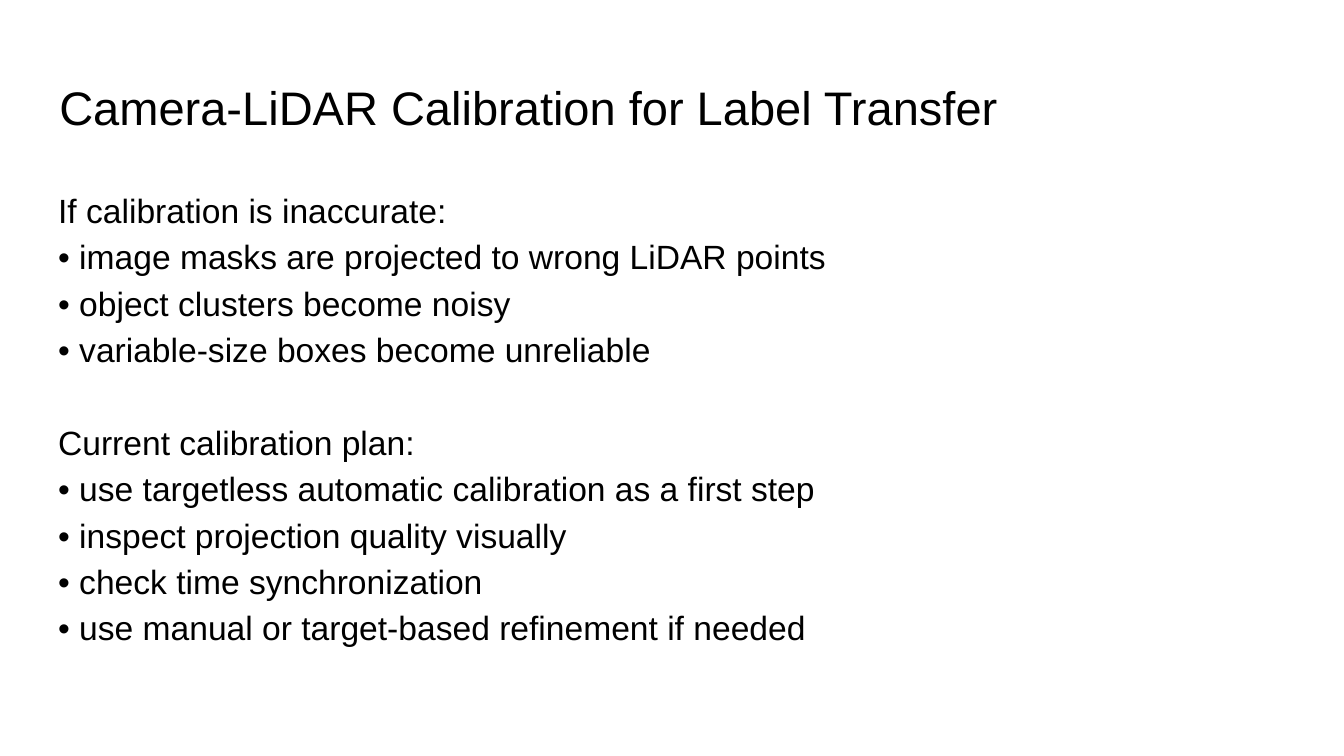
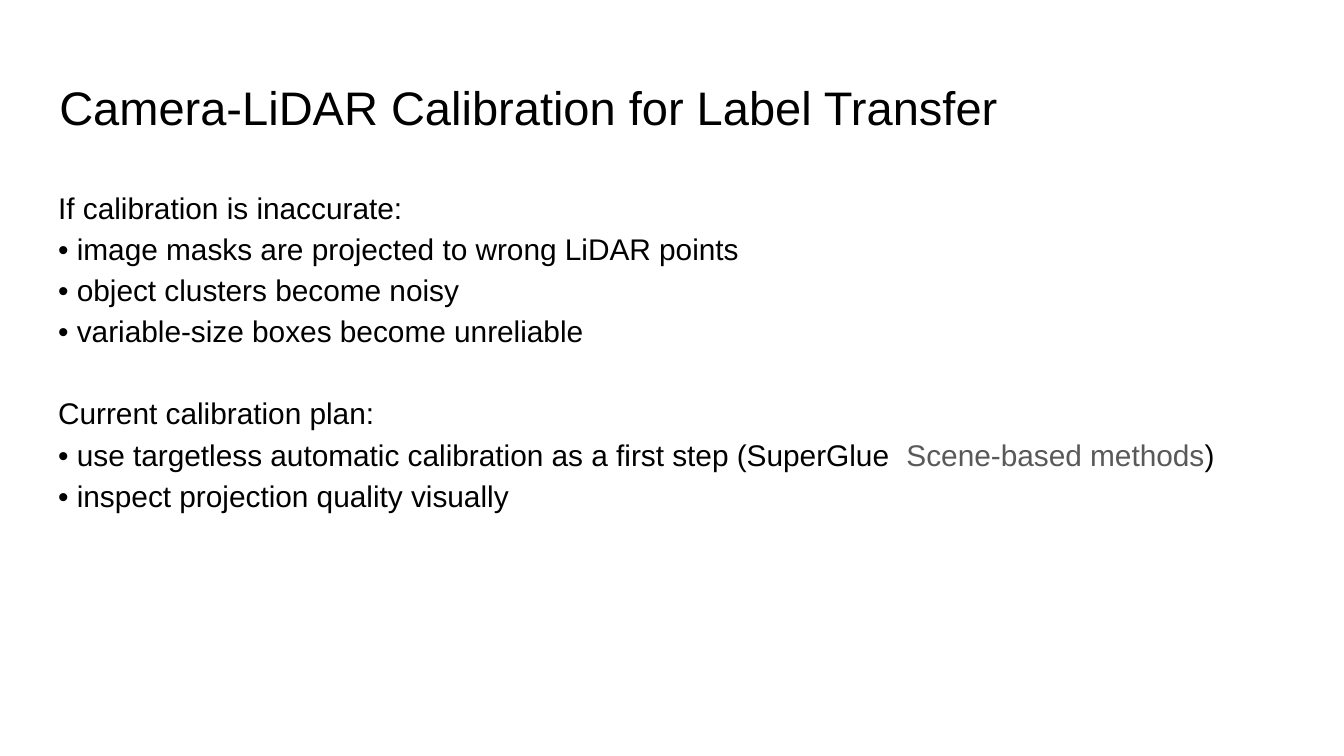
Before and after one commit to Thegarton/noise_segmentation, a slide deck: slide 13 of first_report_noise_seg.pptx. Drawn at 1344x756 pixels with LibreOffice and Linux fonts; fonts in the diff are those of the drawing. Boxes give left, top, right and bottom in pixels: in the first picture for what was removed or moved away, otherwise in the second. Text is boxed around its words. In the diff, an @@ line names an element or a change of style, - is before the commit and + after.

```diff
--- a/first_report_noise_seg.pptx
+++ b/first_report_noise_seg.pptx
@@ text at (58, 197, 738, 512): size 18 to 16 pt in "If calibration is inaccurate:", "• image masks are projected to wrong ...", "• object clusters become noisy", "• variable-size boxes become unreliable" and 2 more places @@
@@ text at (77, 444, 1214, 471): text changed; size 18 to 16 pt @@
-• use targetless automatic calibration as a first step
+• use targetless automatic calibration as a first step (SuperGlue Scene-based methods)
@@ text at (79, 569, 805, 646): paragraphs removed @@
-• check time synchronization
-• use manual or target-based refinement if needed
```
Also in this commit, not shown: 2 other slides changed, 1 slide added.
